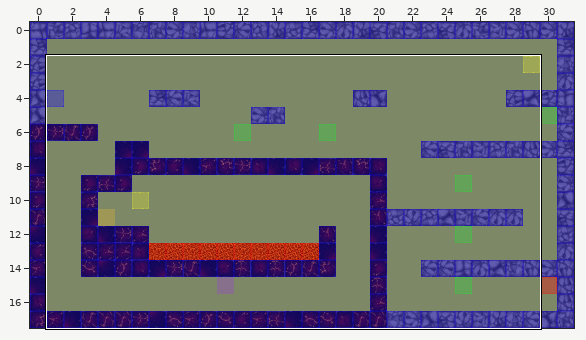
Level history. Tiled map: Spellington/src/res/map/mapDungeon5.tmx. The first picture is a wide view before the edit; the outline marks the close-up.
Close-up. First the earlier version:
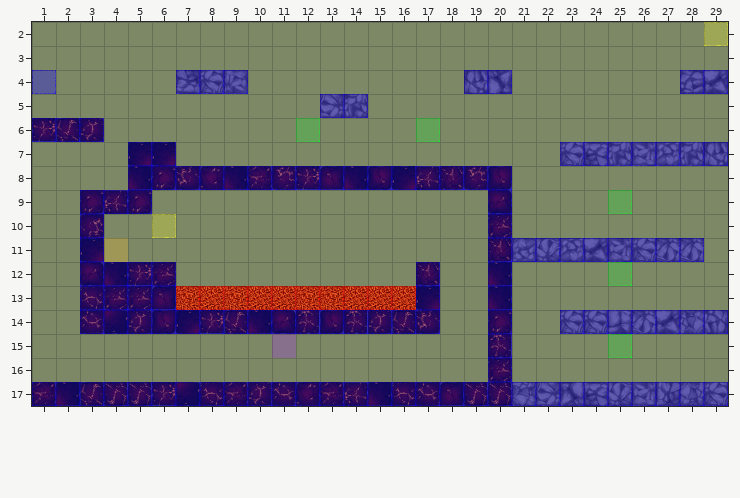
Cells are 50x50 px. Shown: x 1..29, y 2..17.
The result:
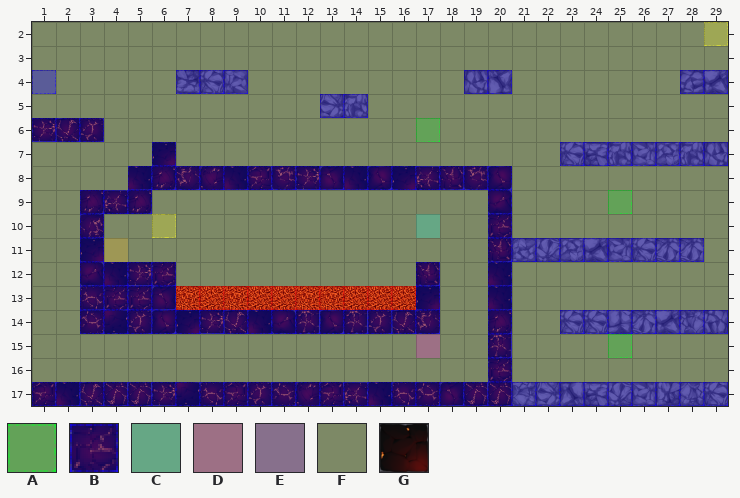
Key: from "collisionTile": A 1, B 3, C 6, D 9, E 10, F 11; from "dungeonTile": G 37.
_ is an empty cell, . an unchanged one.
See-through tiles are keyed as they look on the map.
Diff:
--- layer "terrain"
@@ x 5..5 @@
- 7 G
+ 7 _
--- layer "collision"
@@ x 5..5 @@
- 7 B
+ 7 F
--- layer "event"
@@ x 12..12 @@
- 6 A
+ 6 _
@@ x 17..17 @@
-10 _
+10 C
@@ x 25..25 @@
-12 A
+12 _
@@ x 11..17 @@
-15 E....._
+15 _.....D
